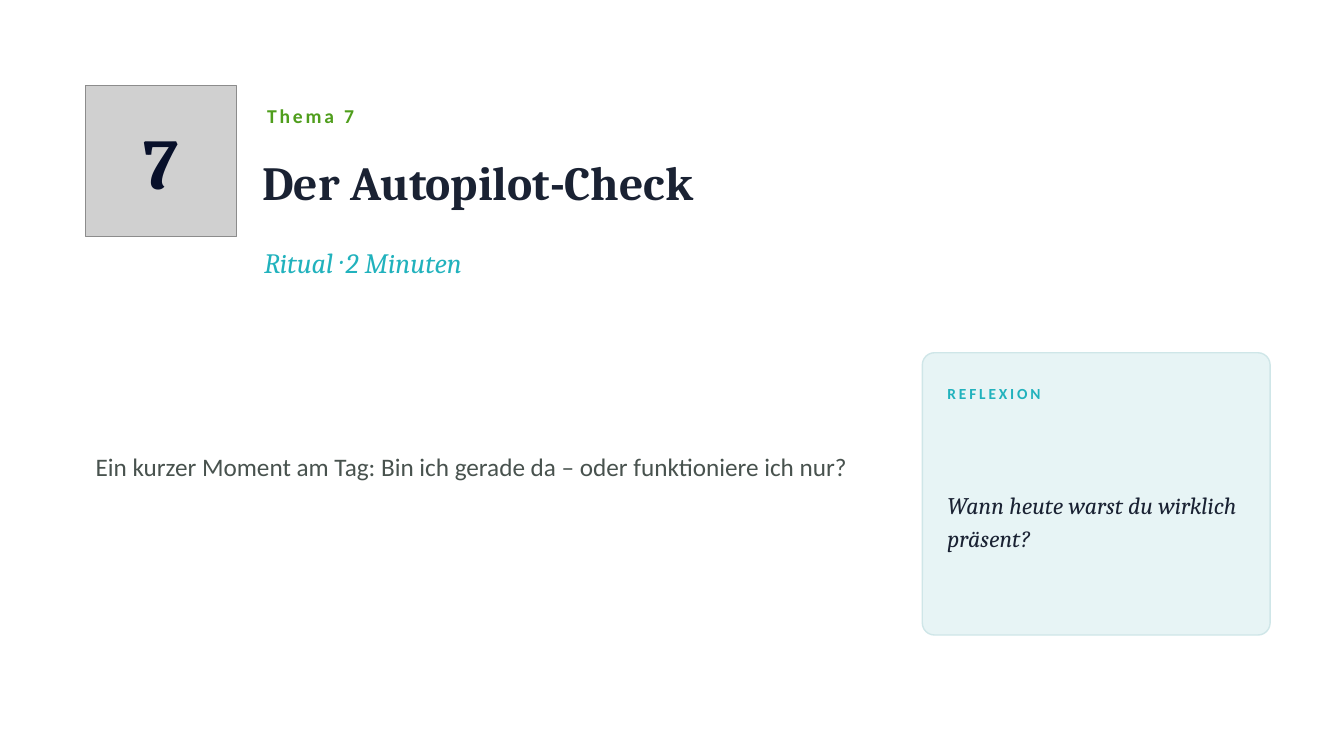
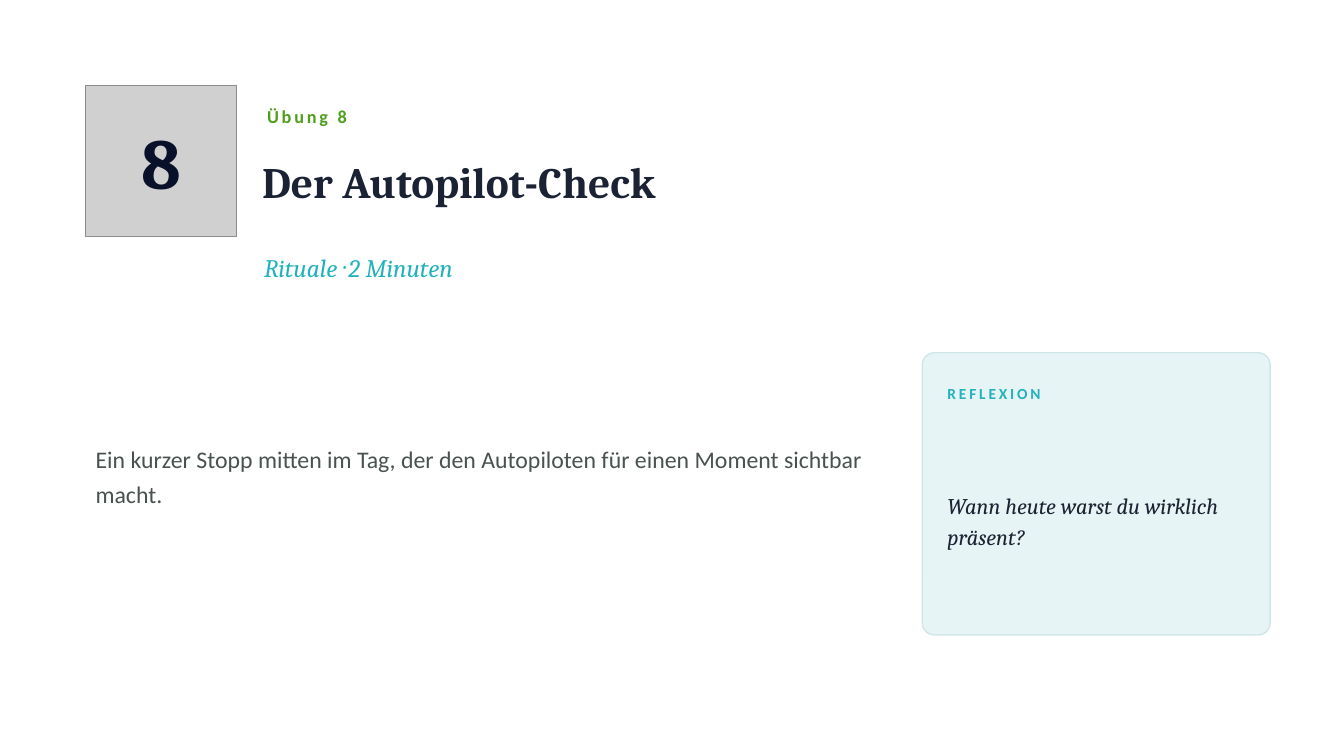
Before and after one commit to Heiko888/werdemeisterdeinergedanken, a slide deck: slide 16 of docs/workshop/praxis/WMDG-Workshop-Praxis-Werkzeugkasten.pptx (slide 14 before the commit). Drawn at 1344x756 pixels with LibreOffice and Linux fonts; fonts in the diff are those of the drawing; grey boxes stand for pictures. Boxes give left, top, right and bottom in pixels: in the first picture for what was removed or moved away, otherwise in the second. Text is boxed around its words. In the diff, an @@ line names an element or a change of style, - is before the commit and + after.

```diff
--- a/docs/workshop/praxis/WMDG-Workshop-Praxis-Werkzeugkasten.pptx
+++ b/docs/workshop/praxis/WMDG-Workshop-Praxis-Werkzeugkasten.pptx
@@ text at [267,108,347,126]: text changed; size 14 to 13 pt @@
-Thema 7
+Übung 8
@@ text at [141,140,181,190]: text changed @@
-7
+8
@@ text "Der Autopilot-Check" at [262,168,655,207]: size 34 to 31 pt @@
@@ text at [264,259,453,277]: text changed; size 20 to 18 pt @@
-Ritual · 2 Minuten
+Rituale · 2 Minuten
@@ text "Wann heute warst du wirklich ..." at [947,498,1218,550]: size 17 to 16 pt @@
@@ text at [96,451,861,503]: text changed; size 18 to 17 pt @@
-Ein kurzer Moment am Tag: Bin ich gerade da – oder funktioniere ich nur?
+Ein kurzer Stopp mitten im Tag, der den Autopiloten für einen Moment sichtbar macht.
```
Also in this commit, not shown: 15 other slides changed, 7 slides added, 3 other files.
